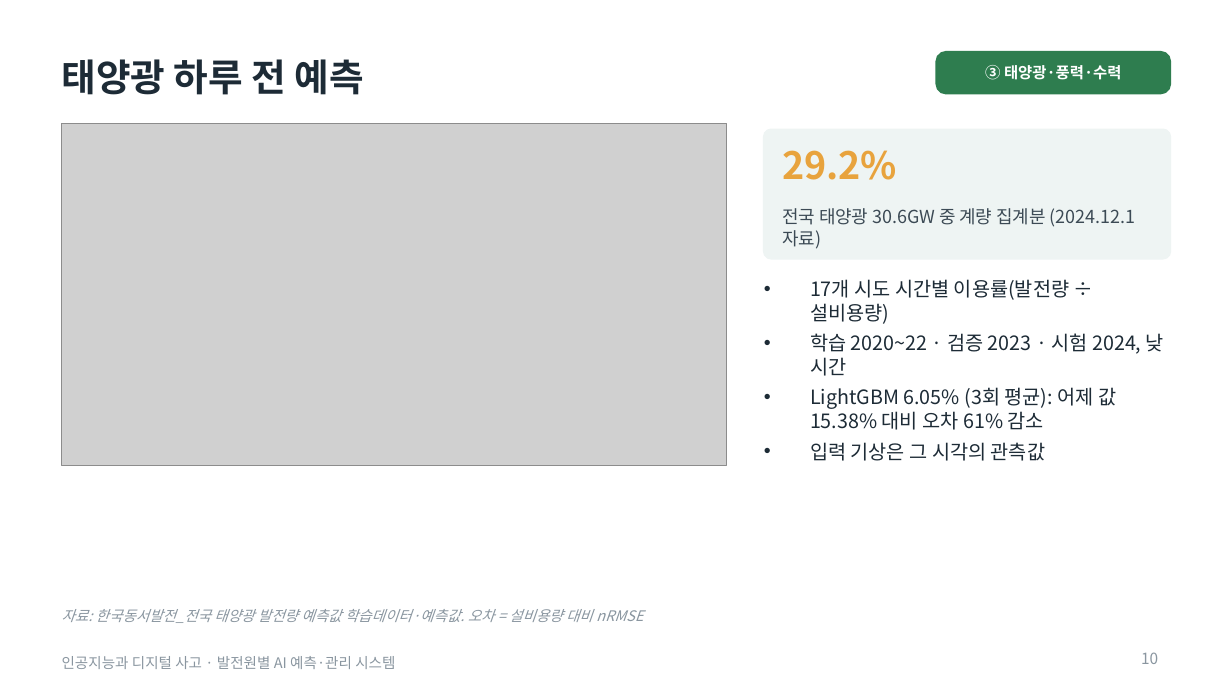
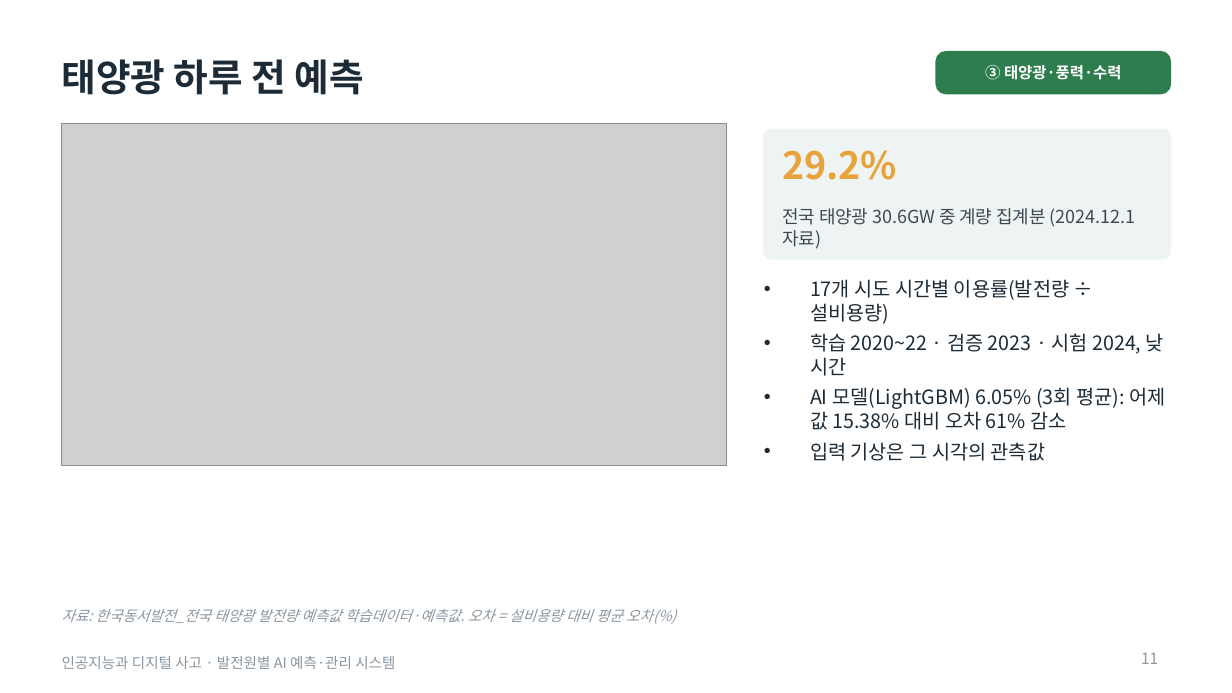
Before and after one commit to junseok7-cpu/hello, a slide deck: slide 11 of energy/report/발표자료_최종.pptx (slide 10 before the commit). Drawn at 1232x693 pixels with LibreOffice and Linux fonts; fonts in the diff are those of the drawing; grey boxes stand for pictures. Boxes give left, top, right and bottom in pixels: in the first picture for what was removed or moved away, otherwise in the second. Text is boxed around its words. In the diff, an @@ line names an element or a change of style, - is before the commit and + after.

```diff
--- a/energy/report/발표자료_최종.pptx
+++ b/energy/report/발표자료_최종.pptx
@@ text at [810,387,1165,430]: text changed @@
-• LightGBM 6.05% (3회 평균): 어제 값 15.38% 대비 오차 61% 감소
+• AI 모델(LightGBM) 6.05% (3회 평균): 어제 값 15.38% 대비 오차 61% 감소
@@ text at [62,609,676,624]: text changed @@
-자료: 한국동서발전_전국 태양광 발전량 예측값 학습데이터·예측값. 오차 = 설비용량 대비 nRMSE
+자료: 한국동서발전_전국 태양광 발전량 예측값 학습데이터·예측값. 오차 = 설비용량 대비 평균 오차(%)
@@ page number at [1141,653,1158,664]: text changed @@
-10
+11
```
Also in this commit, not shown: 11 other slides changed, 3 slides added, 9 other files.
